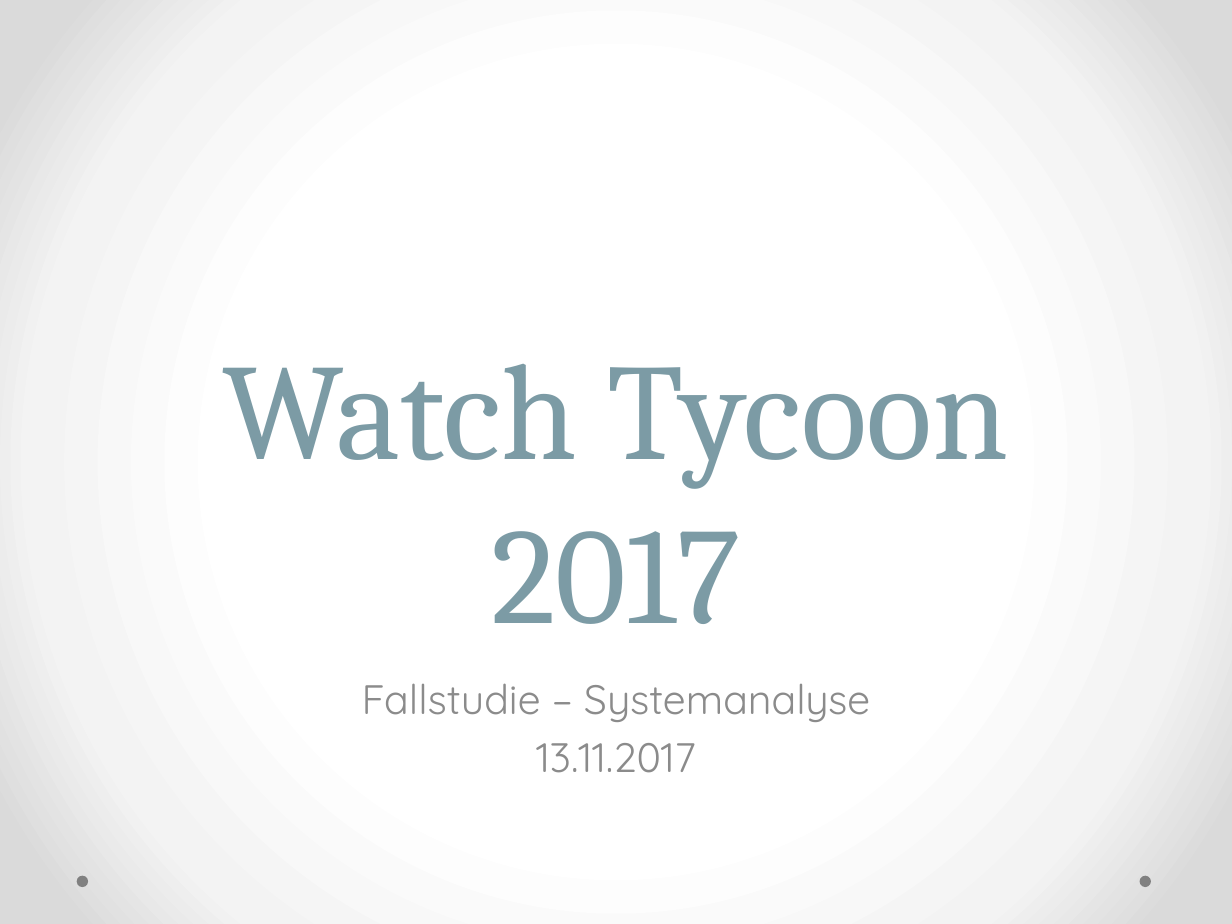
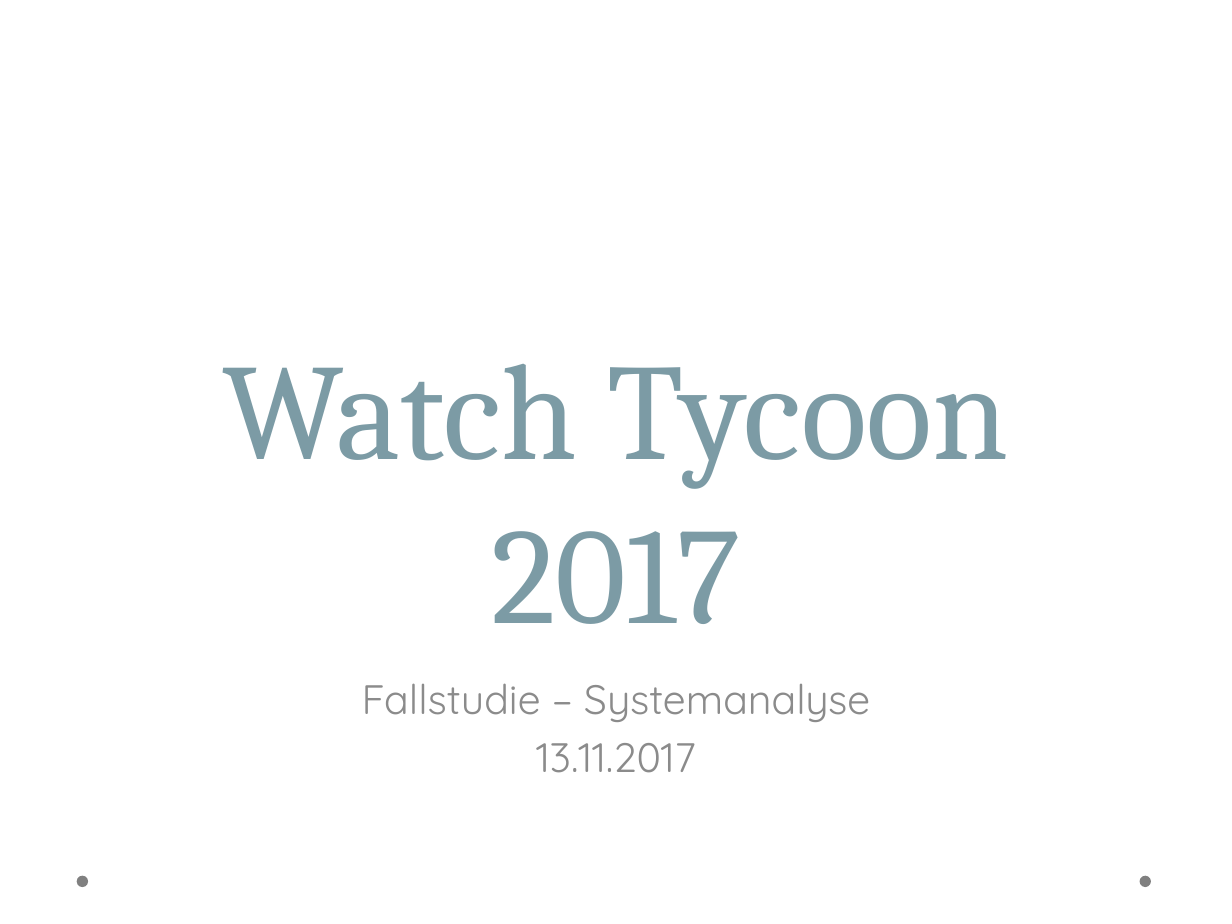
Before and after one commit to WWI16SEAFallstudie/Unternehmenssimulation, a slide deck: slide 1 of doc/fallstudie_präsentation.pptx. Drawn at 1232x924 pixels with LibreOffice and Linux fonts; fonts in the diff are those of the drawing; background and template pictures are left out. Boxes give left, top, right and bottom in pixels: in the first picture for what was removed or moved away, otherwise in the second. Text is boxed around its words. In the diff, an @@ line names an element or a change of style, - is before the commit and + after.

```diff
--- a/doc/fallstudie_präsentation.pptx
+++ b/doc/fallstudie_präsentation.pptx
@@ background gradient #FFFFFF to #F4F4F4 to #DADADA to picture (left out) @@
```
Also in this commit, not shown: 3 other slides changed, 3 slides added.
